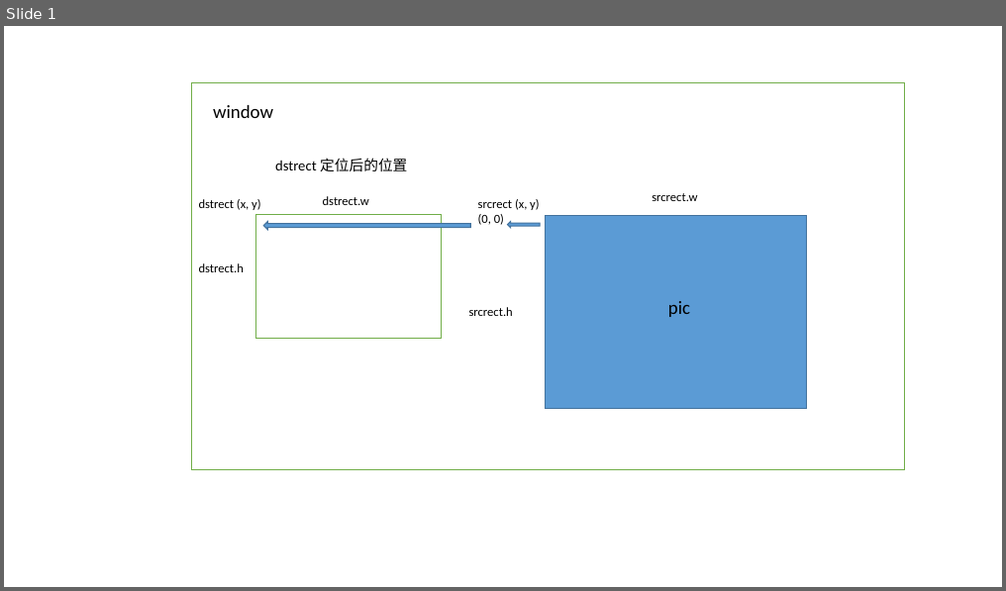
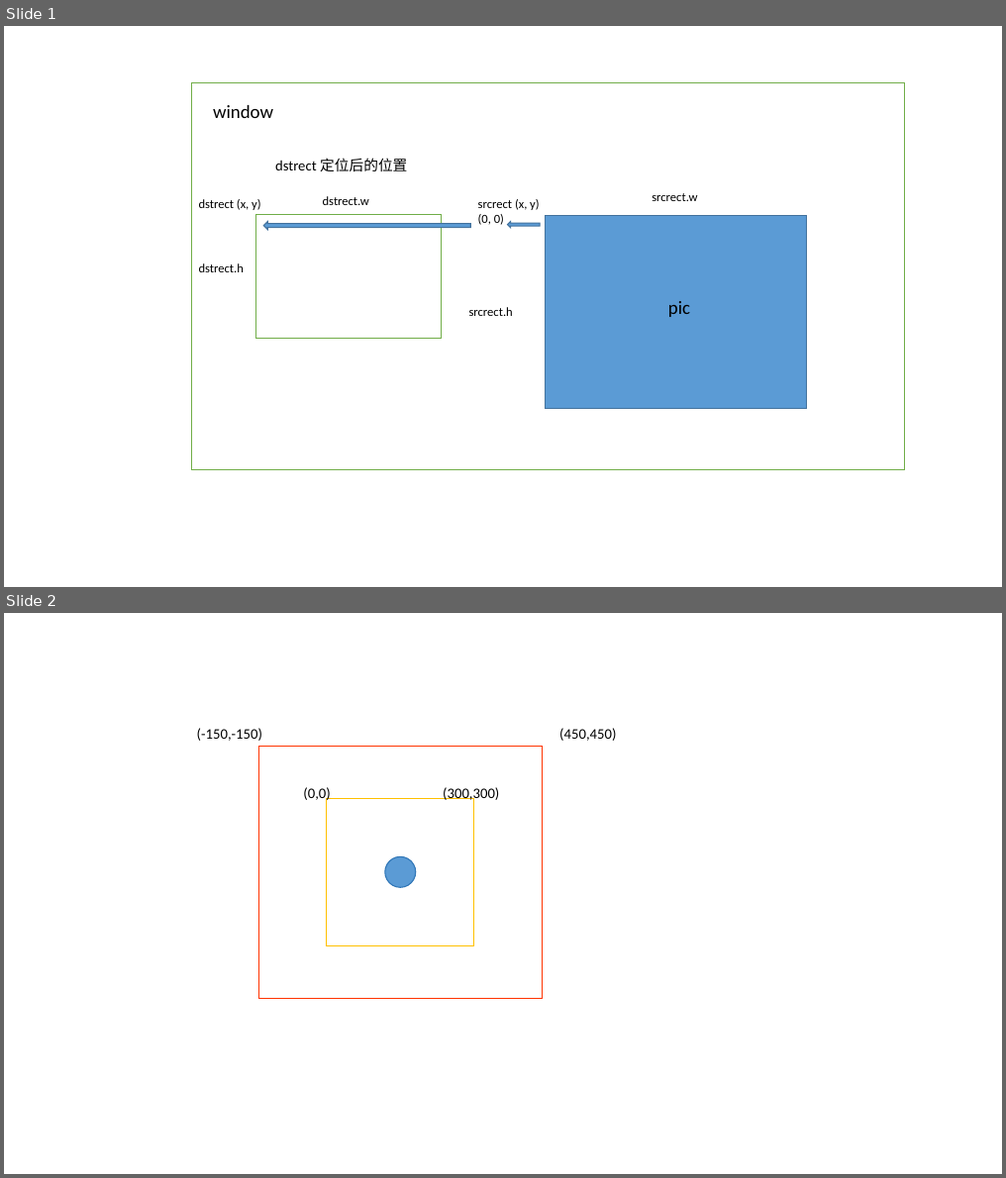
Before and after one commit to beisiliu/tic-tac-toe, a slide deck: pic.pptx. Shown one above the other, each under a label of ours: slide 1 before the commit, slides 1 and 2 after it. The pictures are 1006x591 and 1006x1178 pixels, drawn with LibreOffice and Linux fonts; fonts in the diff are those of the drawing. Boxes give left, top, right and bottom in pixels: in the first picture for what was removed or moved away, otherwise in the second. Text is boxed around its words. In the diff, an @@ line names an element or a change of style, - is before the commit and + after.

```diff
--- a/pic.pptx
+++ b/pic.pptx
@@ slide 2 added at bbox=[4, 613, 1002, 1174], background #FFFFFF @@
@@ text added at bbox=[197, 728, 262, 741], 14 pt, text #000000 @@
+(-150,-150)
@@ text added at bbox=[559, 728, 616, 741], 14 pt, text #000000 @@
+(450,450)
@@ rectangle added at bbox=[258, 747, 543, 998], fill #FFFFFF, outline #FF3300 1 pt @@
@@ text added at bbox=[303, 787, 330, 802], 14 pt, text #000000 @@
+(0,0)
@@ text added at bbox=[443, 787, 499, 802], 14 pt, text #000000 @@
+(300,300)
@@ rectangle added at bbox=[327, 799, 474, 947], fill #FFFFFF, outline #FFC000 1 pt @@
@@ ellipse added at bbox=[385, 858, 416, 888], fill #5B9BD5, outline #2E75B6 1 pt @@
```
Also in this commit, not shown: 31 other files.
